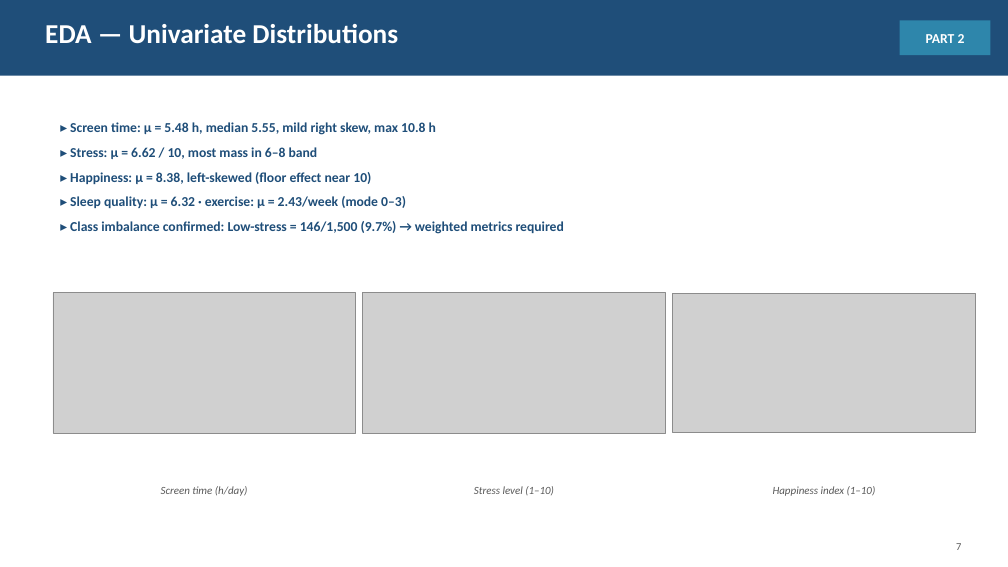
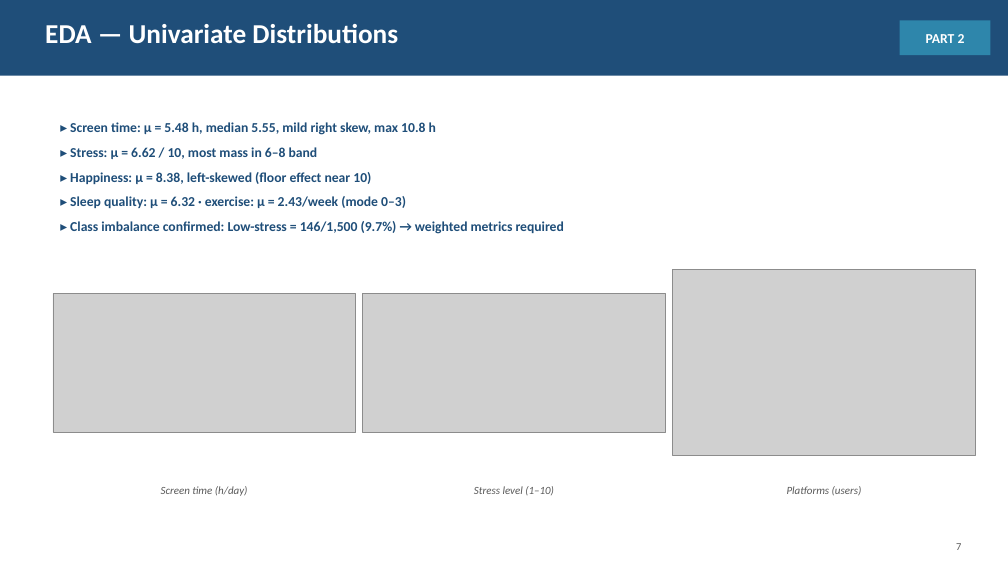
Before and after one commit to jaismine19/social-media-stress-analysis, a slide deck: slide 7 of presentation/Social_Media_Stress_Presentation.pptx. Drawn at 1008x567 pixels with LibreOffice and Linux fonts; fonts in the diff are those of the drawing; grey boxes stand for pictures. Boxes give left, top, right and bottom in pixels: in the first picture for what was removed or moved away, otherwise in the second. Text is boxed around its words. In the diff, an @@ line names an element or a change of style, - is before the commit and + after.

```diff
--- a/presentation/Social_Media_Stress_Presentation.pptx
+++ b/presentation/Social_Media_Stress_Presentation.pptx
@@ picture resized from (x1=673, y1=293, x2=975, y2=433) to (x1=673, y1=270, x2=975, y2=456) @@
@@ text at (x1=787, y1=486, x2=862, y2=496): text changed @@
-Happiness index (1–10)
+Platforms (users)
```
Also in this commit, not shown: 1 other slide changed, 21 other files.
